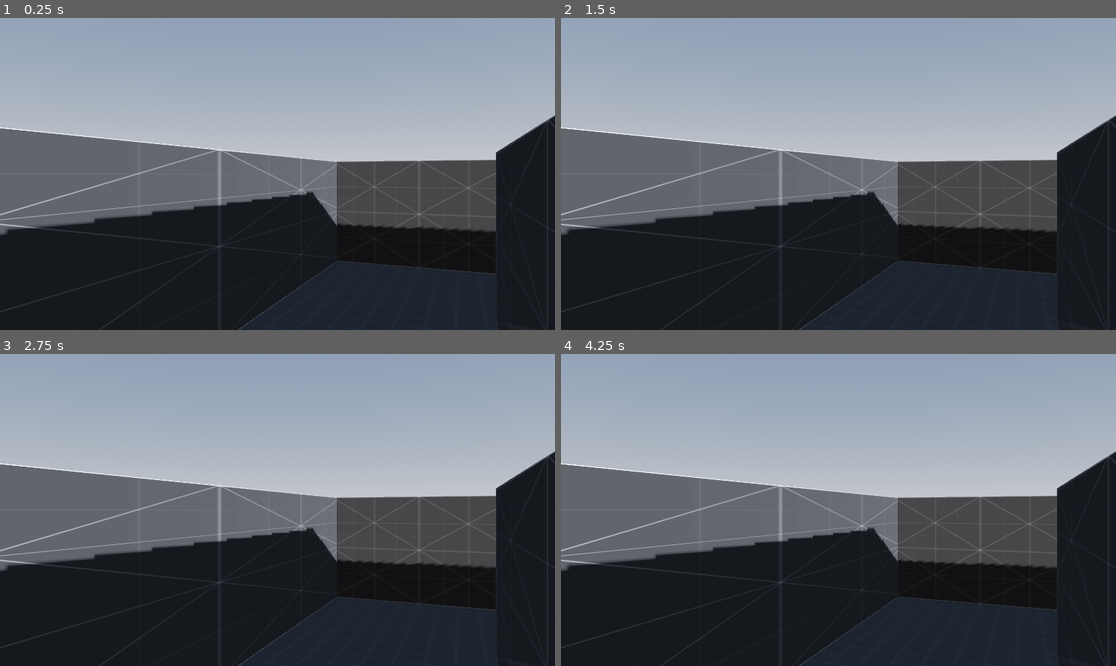
Above: before the commit, frames 1-4 (two rows, left to right).
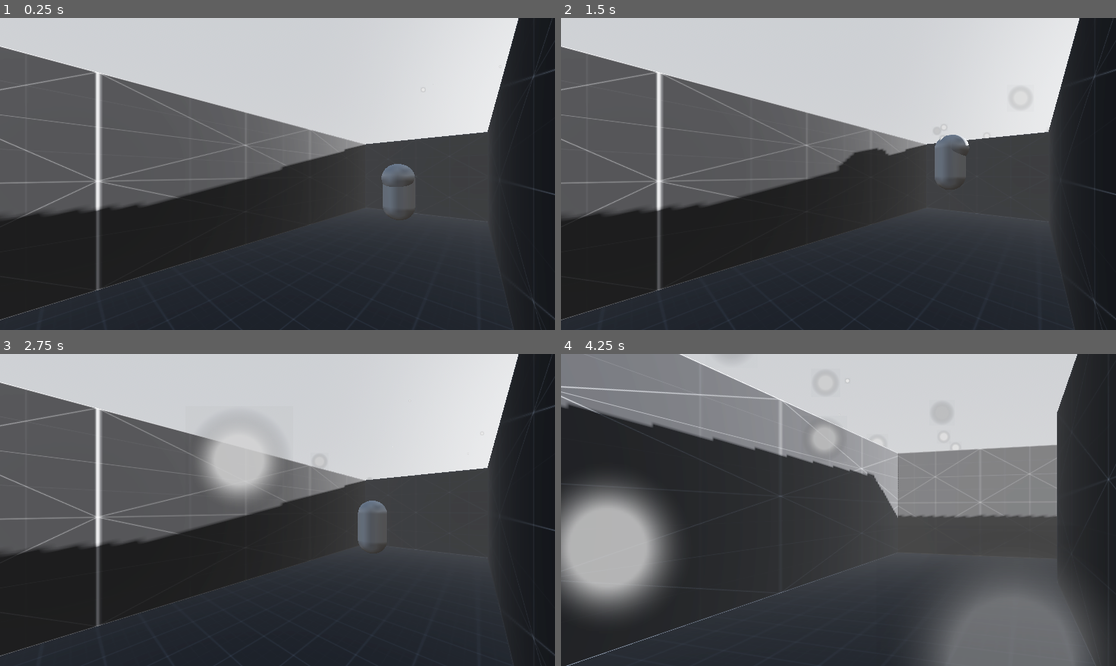
Above: after the commit, the same moments.

Repository: Navevasko/Static-Camera-Game-Jam
Game: Godot game, scene res://scenes/game.tscn
The game is run twice, just before and just after one commit, with the same random seed, the same clock (stepped at 60 frames per second) and the same inputs.
Inputs:
- Up to frame 1 (0.25 s): no input
- Up to frame 2 (1.5 s): tap Enter at 0.5 s; hold D (turn_right) 0.53-1.28 s; hold Shift (run) 0.53-1.28 s; tap Space (jump) at 0.77 s; hold S (move_back) from 1.28 s (still down); tap Shift (run) at 1.35 s
- Up to frame 3 (2.75 s): tap Space (jump) at 1.52 s; release S (move_back) at 2.03 s; hold D (turn_right) from 2.03 s (still down); hold Shift (run) from 2.03 s (still down)
- Up to frame 4 (4.25 s): release D (turn_right) at 2.78 s; release Shift (run) at 2.78 s; hold W (move_forward) 2.78-3.53 s; tap Shift (run) at 2.85 s; tap Space (jump) at 3.02, 3.77 s; hold A (turn_left) from 3.53 s (still down); hold Shift (run) from 3.53 s (still down)

The runs differ from the first frame. In frame 1, 54% of the frame differs, in the area x 0-100%, y 0-100%; in frame 2, 53%; in frame 3, 52%; in frame 4, 78%.

Commit message:
feat: adicionando partículas de neve e arrumando câmera fixa

Diff:
--- a/scenes/game.tscn
+++ b/scenes/game.tscn
@@ -15,8 +15,62 @@
 [sub_resource type="Environment" id="Environment_p57ef"]
 background_mode = 2
 sky = SubResource("Sky_iywne")
-tonemap_mode = 2
+tonemap_mode = 3
 glow_enabled = true
+fog_enabled = true
+fog_light_color = Color(0.72, 0.72, 0.72, 1)
+fog_sun_scatter = 0.5
+fog_sky_affect = 0.7
+
+[sub_resource type="Gradient" id="Gradient_lbhrr"]
+colors = PackedColorArray(1, 1, 1, 1, 0, 0, 0, 0)
+
+[sub_resource type="GradientTexture1D" id="GradientTexture1D_iywne"]
+gradient = SubResource("Gradient_lbhrr")
+
+[sub_resource type="Curve" id="Curve_p57ef"]
+_data = [Vector2(0, 0), 0.0, 0.0, 0, 0, Vector2(0.154839, 1), 0.0, 0.0, 0, 0, Vector2(1, 0.483146), 0.0, 0.0, 0, 0]
+point_count = 3
+
+[sub_resource type="CurveTexture" id="CurveTexture_u5sy4"]
+curve = SubResource("Curve_p57ef")
+
+[sub_resource type="ParticleProcessMaterial" id="ParticleProcessMaterial_gee14"]
+emission_shape = 3
+emission_box_extents = Vector3(16, 2, 16)
+direction = Vector3(0, -1, 0)
+initial_velocity_min = 3.0
+initial_velocity_max = 6.0
+gravity = Vector3(0, -1, 0)
+radial_accel_min = -4.0
+radial_accel_max = 4.0
+tangential_accel_min = -8.0
+tangential_accel_max = 8.0
+damping_max = 4.0
+scale_min = 0.5
+scale_curve = SubResource("CurveTexture_u5sy4")
+color = Color(0.847474, 0.847474, 0.847474, 1)
+color_ramp = SubResource("GradientTexture1D_iywne")
+
+[sub_resource type="Gradient" id="Gradient_0tnpc"]
+offsets = PackedFloat32Array(0.323308, 0.714286)
+colors = PackedColorArray(1, 1, 1, 1, 0.365263, 0.365263, 0.365263, 0.0526316)
+
+[sub_resource type="GradientTexture2D" id="GradientTexture2D_vtaks"]
+gradient = SubResource("Gradient_0tnpc")
+fill = 1
+fill_from = Vector2(0.5, 0.5)
+
+[sub_resource type="StandardMaterial3D" id="StandardMaterial3D_ir15t"]
+transparency = 1
+shading_mode = 0
+vertex_color_use_as_albedo = true
+albedo_texture = SubResource("GradientTexture2D_vtaks")
+billboard_mode = 1
+billboard_keep_scale = true
+
+[sub_resource type="QuadMesh" id="QuadMesh_ca42v"]
+material = SubResource("StandardMaterial3D_ir15t")
 
 [sub_resource type="StandardMaterial3D" id="StandardMaterial3D_u5sy4"]
 albedo_texture = ExtResource("1_yqjtg")
@@ -59,6 +113,14 @@
 transform = Transform3D(-0.915663, -0.0392232, 0.400029, 0.0425382, 0.980182, 0.193477, -0.39969, 0.194176, -0.895848, 0, 0, 0)
 shadow_enabled = true
 
+[node name="GPUParticles3D" type="GPUParticles3D" parent="."]
+transform = Transform3D(1, 0, 0, 0, 1, 0, 0, 0, 1, 0, 5.43141, 0)
+amount = 256
+lifetime = 3.5
+visibility_aabb = AABB(-45.5047, -34.1257, -49.1265, 91.1367, 37.0737, 95.257)
+process_material = SubResource("ParticleProcessMaterial_gee14")
+draw_pass_1 = SubResource("QuadMesh_ca42v")
+
 [node name="Map" type="Node3D" parent="."]
 
 [node name="Floor" type="CSGBox3D" parent="Map"]
@@ -112,7 +174,7 @@
 [node name="Cameras" type="Node3D" parent="."]
 
 [node name="Camera3D1" type="Camera3D" parent="Cameras"]
-transform = Transform3D(0.71562, 0, 0.69849, 0, 1, 0, -0.69849, 0, 0.71562, 1.97517, 2.7376, 5.26943)
+transform = Transform3D(0.71562, 0, 0.69849, 0, 1, 0, -0.69849, 0, 0.71562, 1.97517, 1.5995, 5.26943)
 script = ExtResource("3_lbhrr")
 
 [node name="Area3D" type="Area3D" parent="Cameras/Camera3D1"]
@@ -120,11 +182,11 @@
 monitorable = false
 
 [node name="CollisionShape3D" type="CollisionShape3D" parent="Cameras/Camera3D1/Area3D"]
-transform = Transform3D(0.714607, 0, -0.699526, 0, 1, 0, 0.699526, 0, 0.714607, 1.22208, -1.49121, -4.06862)
+transform = Transform3D(0.714607, 0, -0.699526, 0, 1, 0, 0.699526, 0, 0.714607, 1.22208, -0.570477, -4.06862)
 shape = SubResource("BoxShape3D_lbhrr")
 
 [node name="Camera3D2" type="Camera3D" parent="Cameras"]
-transform = Transform3D(-0.395561, 0, 0.91844, 0, 1, 0, -0.91844, 0, -0.395561, 10.7979, 2.62039, 6.39613)
+transform = Transform3D(-0.395561, 0, 0.91844, 0, 1, 0, -0.91844, 0, -0.395561, 10.7979, 1.28685, 6.39613)
 fov = 39.9457
 script = ExtResource("3_lbhrr")
 
@@ -133,7 +195,7 @@
 monitorable = false
 
 [node name="CollisionShape3D" type="CollisionShape3D" parent="Cameras/Camera3D2/Area3D"]
-transform = Transform3D(0.913758, 0, -0.406258, 0, 1, 0, 0.406258, 0, 0.913758, 0.289893, -1.3, -4.13017)
+transform = Transform3D(0.913758, 0, -0.406258, 0, 1, 0, 0.406258, 0, 0.913758, 0.289892, -0.584808, -4.13017)
 shape = SubResource("BoxShape3D_iywne")
 
 [node name="Player" parent="." instance=ExtResource("3_lnu2h")]
--- a/scripts/camera_3d.gd
+++ b/scripts/camera_3d.gd
@@ -3,20 +3,16 @@
 # EXPORTED VARIABLES
 @export var is_default: bool = false
 
-var player: Player
-
-func _physics_process(delta: float) -> void:
-	if player:
-		look_at(player.position)
+func _ready() -> void:
+	current = is_default
 
 func _on_area_3d_body_entered(body: Node3D) -> void:
-	print(body)
+	print(body is Player)
 	if body is Player:
 		print(name + " Está focando no player")
 		current = true
-		player = body
 
 
 func _on_area_3d_body_exited(body: Node3D) -> void:
-	print(name + " Está não está mais focando no player")
+	print(name + " Não está mais focando no player")
 	current = false
Not shown: 1 places in scenes/game.tscn that only renumber resources
